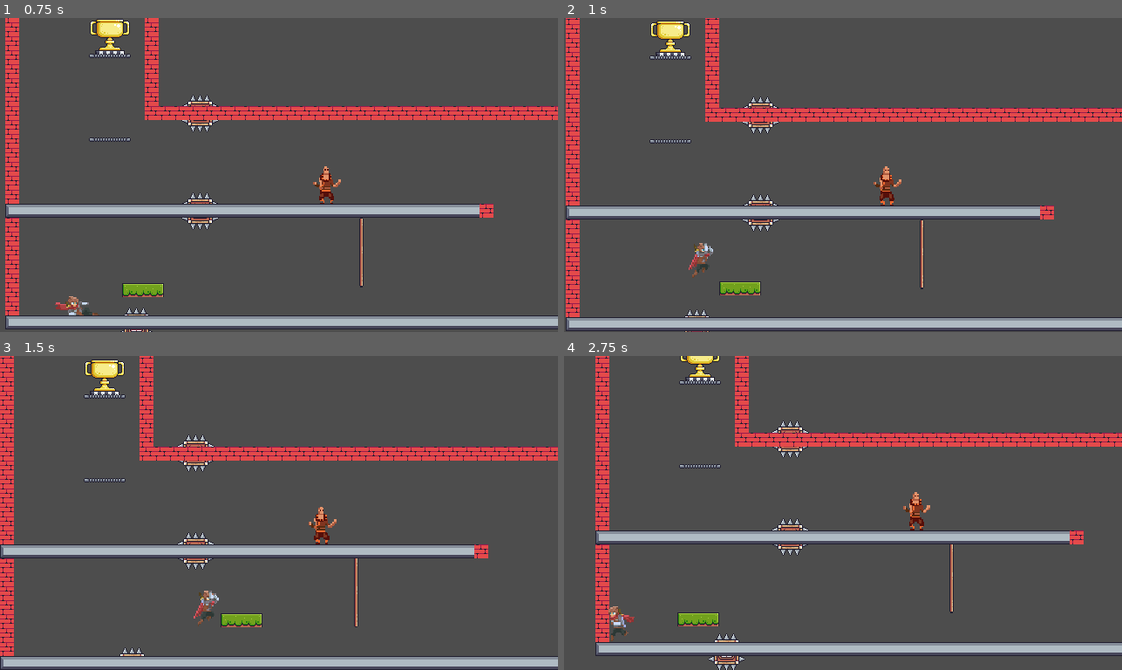
Above: before the commit, frames 1-4 (two rows, left to right).
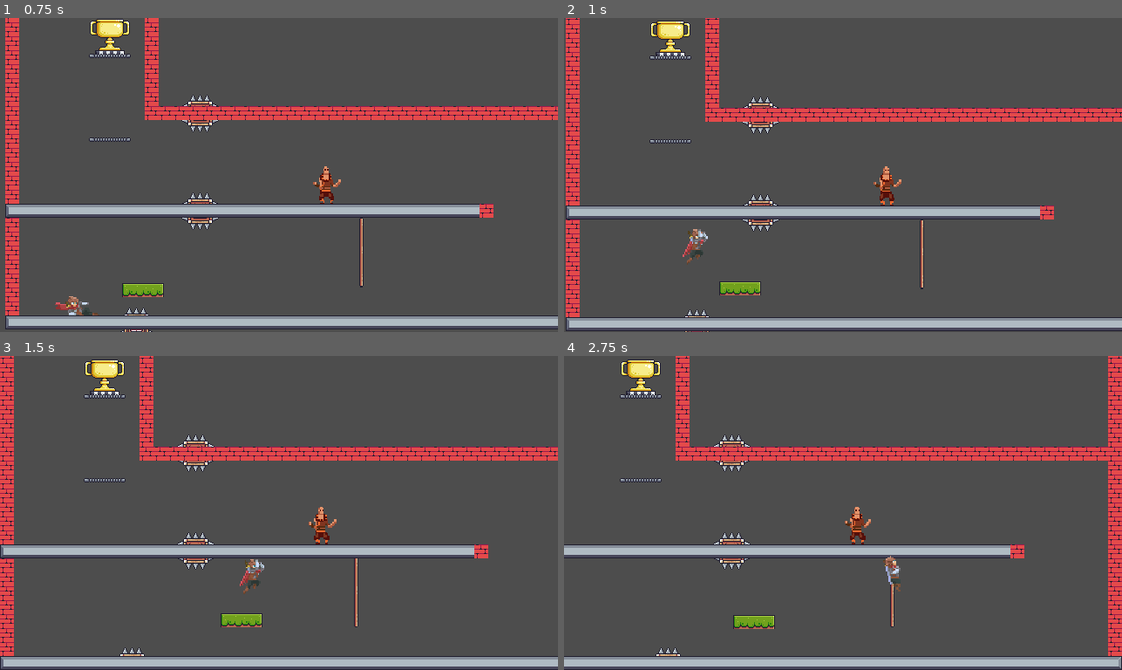
Above: after the commit, the same moments.

Repository: DeVelox/Niro
Game: Godot game, scene res://main.tscn
Two runs of this game, one before a commit and one after it. Both use one fixed random seed, a clock stepped at 60 frames per second and the inputs below.
Inputs:
- Up to frame 1 (0.75 s): hold D (right) from 0.53 s (still down); tap Shift (dash) at 0.6 s
- Up to frame 2 (1 s): keep holding D (right); tap Space (dedicated_jump) at 0.77 s; tap W (jump) at 0.8 s
- Up to frame 3 (1.5 s): keep holding D (right); tap W (jump) at 1.35 s
- Up to frame 4 (2.75 s): tap Space (dedicated_jump) at 1.52 s; tap Shift (dash) at 1.55, 2.1 s; release D (right) at 2.03 s; hold A (left) from 2.03 s (still down); tap W (jump) at 2.3 s

Frame 1 is identical in both runs. In frame 2, 0.4% of the frame differs, in the area x 21-27%, y 67-83%; in frame 3, 0.4%; in frame 4, 29%, in the area x 0-100%, y 0-100%.

Commit message:
Fixed movement_v2 (except jump_buffer)

Diff:
--- a/player/player.gd
+++ b/player/player.gd
@@ -39,6 +39,7 @@
 @onready var interact_check: RayCast2D = $InteractCheck
 @onready var dash_timer: Timer = $DashTimer
 @onready var slide_timer: Timer = $SlideTimer
+@onready var slide_cooldown: Timer = $SlideCooldown
 @onready var coyote_timer: Timer = $CoyoteTimer
 @onready var jump_buffer: Timer = $JumpBuffer
 @onready var double_tap: Timer = $DoubleTap
@@ -50,9 +51,16 @@
 @onready var effects: AnimatedSprite2D = $Effects
 
 
-func _physics_process(delta) -> void:
+func _physics_process(delta: float) -> void:
 	_state_checks()
 	_special_actions()
+	_movement(delta)
+	_animation()
+	move_and_slide()
+	_coyote()
+
+
+func _movement(delta: float) -> void:
 	if not is_dashing:
 		if is_on_floor():
 			if is_sliding:
@@ -82,11 +90,7 @@
 						if not _try_double_jump():
 							_air_move(delta)
 							_try_dash()
-	_animation()
-	move_and_slide()
-	if was_on_floor and not is_on_floor():
-		was_on_floor = false
-		coyote_timer.start()
+
 
 func _move() -> void:
 	var change_rate: float
@@ -97,10 +101,11 @@
 		change_rate = SPEED / 5
 	velocity.x = move_toward(velocity.x, motion, change_rate)
 
-func _air_move(delta) -> void:
+
+func _air_move(delta: float) -> void:
 	var change_rate: float
 	var motion: float = Input.get_axis("left", "right") * SPEED
-	if motion*velocity.x > 0 and absf(velocity.x) > SPEED:
+	if motion * velocity.x > 0 and absf(velocity.x) > SPEED:
 		change_rate = SPEED / 25
 	else:
 		change_rate = SPEED / 5
@@ -112,46 +117,57 @@
 	else:
 		velocity.y += gravity * delta
 
+
 func _crouch_move() -> void:
 	var change_rate: float
 	var motion: float = Input.get_axis("left", "right") * SPEED * CROUCH_SPEED_MULTI
 	change_rate = SPEED / 5
 	velocity.x = move_toward(velocity.x, motion, change_rate)
 
+
 func _slide_move() -> void:
-	var change_rate: float
 	var motion: float = Input.get_axis("left", "right") * SPEED * CROUCH_SPEED_MULTI
-	if motion*velocity.x < 0:
+	if motion * velocity.x < 0:
 		velocity.x = -motion
 		is_sliding = false
+
 
 func _climb_move() -> void:
 	var motion: float = Input.get_axis("up", "down") * SPEED
 	velocity.y = motion
 
+
 func _wall_move() -> void:
 	var motion: float = Input.get_axis("left", "right") * SPEED
-	if wall_hang_timer.is_stopped() and motion*wall_hang_direction<0:
+	if wall_hang_timer.is_stopped() and motion * wall_hang_direction < 0:
 		velocity.x = move_toward(velocity.x, motion, SPEED)
 		is_wall_hanging = false
 	else:
 		velocity.x = SPEED * wall_hang_direction
 	velocity.y = FALL_CLAMP * WALL_CLAMP_MULTI
 
+
 func _try_jump() -> bool:
+	# Jump buffer not functional
 	if Input.is_action_just_pressed("jump") or not jump_buffer.is_stopped():
-			velocity.y = JUMP_VELOCITY
-			is_jumping = true
-			return true
-	return false
+		velocity.y = JUMP_VELOCITY
+		is_jumping = true
+		return true
+	return false
+
+
+func _coyote() -> void:
+	if was_on_floor and not is_on_floor():
+		was_on_floor = false
+		coyote_timer.start()
+
 
 func _try_coyote_jump() -> bool:
 	if not coyote_timer.is_stopped():
-		if Input.is_action_just_pressed("jump") or not jump_buffer.is_stopped():
-				velocity.y = JUMP_VELOCITY
-				is_jumping = true
-				return true
-	return false
+		_try_jump()
+		return true
+	return false
+
 
 func _try_slide_jump() -> bool:
 	if Input.is_action_just_pressed("jump"):
@@ -162,15 +178,13 @@
 		return true
 	return false
 
+
 func _try_coyote_slide_jump() -> bool:
-	if Input.is_action_just_pressed("jump"):
-		if not coyote_timer.is_stopped():
-			velocity.x *= SLIDE_JUMP_MULTI
-			velocity.y = JUMP_VELOCITY
-			is_jumping = true
-			is_sliding = false
-			return true
-	return false
+	if not coyote_timer.is_stopped():
+		_try_slide_jump()
+		return true
+	return false
+
 
 func _try_wall_jump() -> bool:
 	if Input.is_action_just_pressed("jump"):
@@ -182,6 +196,7 @@
 		return true
 	return false
 
+
 func _try_climb_jump() -> bool:
 	if Input.is_action_just_pressed("dedicated_jump"):
 		var motion: float = Input.get_axis("left", "right") * SPEED
@@ -191,6 +206,7 @@
 		return true
 	return false
 
+
 func _try_double_jump() -> bool:
 	if Input.is_action_just_pressed("jump") and has_double_jump:
 		velocity.y = JUMP_VELOCITY
@@ -199,23 +215,27 @@
 		return true
 	return false
 
+
 func _try_crouch() -> bool:
 	if Input.is_action_just_pressed("down"):
 		is_crouching = true
 		return true
 	return false
 
+
 func _try_drop() -> bool:
 	if Input.is_action_just_pressed("jump"):
 		position.y -= 1
 		return true
 	return false
 
+
 func _try_stop_crouch() -> bool:
 	if not Input.is_action_pressed("down"):
 		is_crouching = false
 		return true
 	return false
+
 
 func _try_dash() -> bool:
 	if Input.is_action_just_pressed("dash"):
@@ -226,16 +246,20 @@
 			is_dashing = true
 			has_dash = false
 			dash_timer.start()
-	return false
+		return true
+	return false
+
 
 func _try_slide() -> bool:
 	if Input.is_action_just_pressed("dash"):
 		var motion: float = Input.get_axis("left", "right") * SPEED
-		velocity.x = motion * SLIDE_MULTI
-		is_sliding = true
-		slide_timer.start()
-		return true
-	return false
+		if motion and slide_cooldown.is_stopped():
+			velocity.x = motion * SLIDE_MULTI
+			is_sliding = true
+			slide_timer.start()
+		return true
+	return false
+
 
 func _try_wall_hang(direction) -> bool:
 	if not is_on_floor():
@@ -266,11 +290,13 @@
 		hitbox.shape.size = Vector2(32, 44)
 		hitbox.position = Vector2(0, 3)
 
+
 func _special_actions() -> void:
 	_long_press("reset", try_recall)
 
 	if Input.is_action_just_pressed("interact"):
 		_try_interact()
+
 
 func _animation() -> void:
 	# Sprite direction
@@ -371,7 +397,6 @@
 	var main := get_node("/root/Main")
 	var checkpoint := get_node("/root/Main/Checkpoint")
 	if DataStore.scene_history.size() > 1:
-		@warning_ignore("integer_division")
 		var delay: float = REWIND_DUR / DataStore.scene_history.size()
 		DataStore.scene_history.reverse()
 		for scene in DataStore.scene_history:
@@ -382,17 +407,17 @@
 			DataStore.current_scene = scene
 		DataStore.scene_history = [DataStore.current_scene]
 	var tween := create_tween()
-	collision(0)
+	_collision(0)
 	(
 		tween
 		. tween_property(self, "position", checkpoint.position, REWIND_DUR)
 		. set_trans(Tween.TRANS_ELASTIC)
 		. set_ease(Tween.EASE_IN_OUT)
 	)
-	tween.tween_callback(collision)
-
-
-func collision(state = 1) -> void:
+	tween.tween_callback(_collision)
+
+
+func _collision(state = 1) -> void:
 	set_deferred("collision_layer", state)
 
 
@@ -401,7 +426,9 @@
 	velocity.x = motion
 	is_dashing = false
 
+
 func _on_slide_timer_timeout() -> void:
+	slide_cooldown.start()
 	is_sliding = false
 
 
--- a/player/player.tscn
+++ b/player/player.tscn
@@ -274,26 +274,31 @@
 one_shot = true
 
 [node name="SlideTimer" type="Timer" parent="."]
+wait_time = 0.3
+one_shot = true
+
+[node name="SlideCooldown" type="Timer" parent="."]
+wait_time = 0.1
+one_shot = true
+
+[node name="JumpBuffer" type="Timer" parent="."]
+wait_time = 0.2
 one_shot = true
 
 [node name="CoyoteTimer" type="Timer" parent="."]
 wait_time = 0.1
 one_shot = true
 
-[node name="JumpBuffer" type="Timer" parent="."]
-wait_time = 0.2
+[node name="WallHangTimer" type="Timer" parent="."]
+wait_time = 0.25
+one_shot = true
+
+[node name="LongPress" type="Timer" parent="."]
+wait_time = 0.5
 one_shot = true
 
 [node name="DoubleTap" type="Timer" parent="."]
 wait_time = 0.3
-one_shot = true
-
-[node name="WallHangTimer" type="Timer" parent="."]
-wait_time = 0.25
-one_shot = true
-
-[node name="LongPress" type="Timer" parent="."]
-wait_time = 0.5
 one_shot = true
 
 [node name="Area2DLeft" type="Area2D" parent="."]
